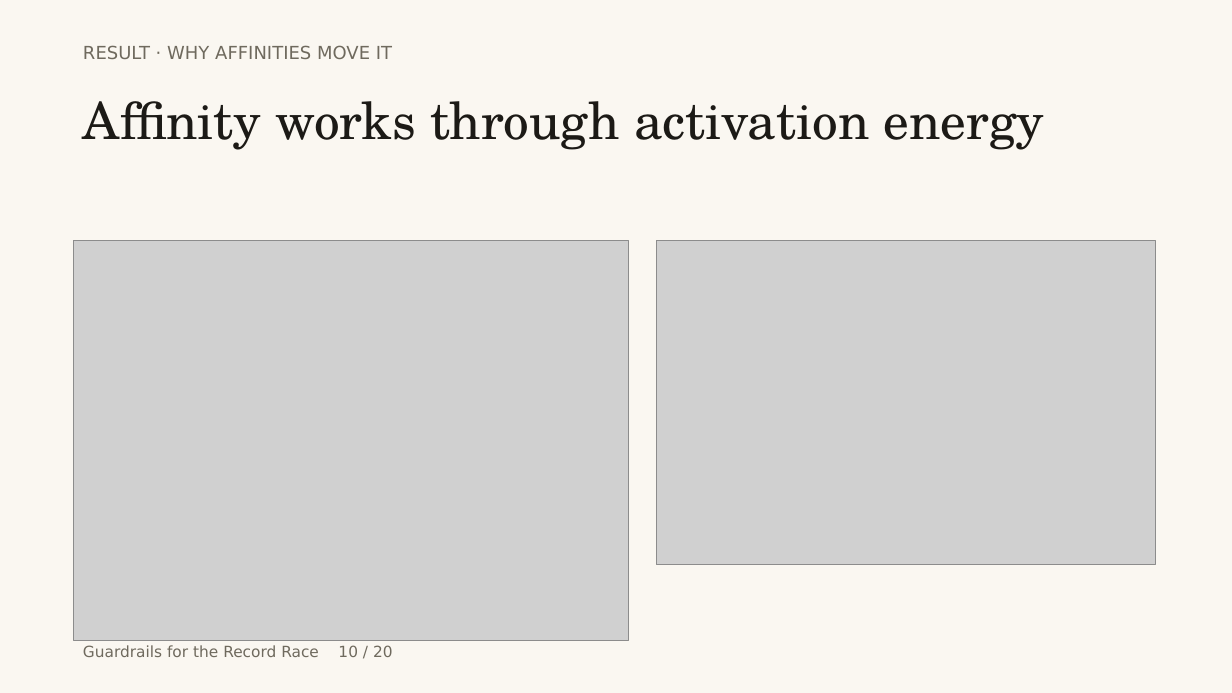
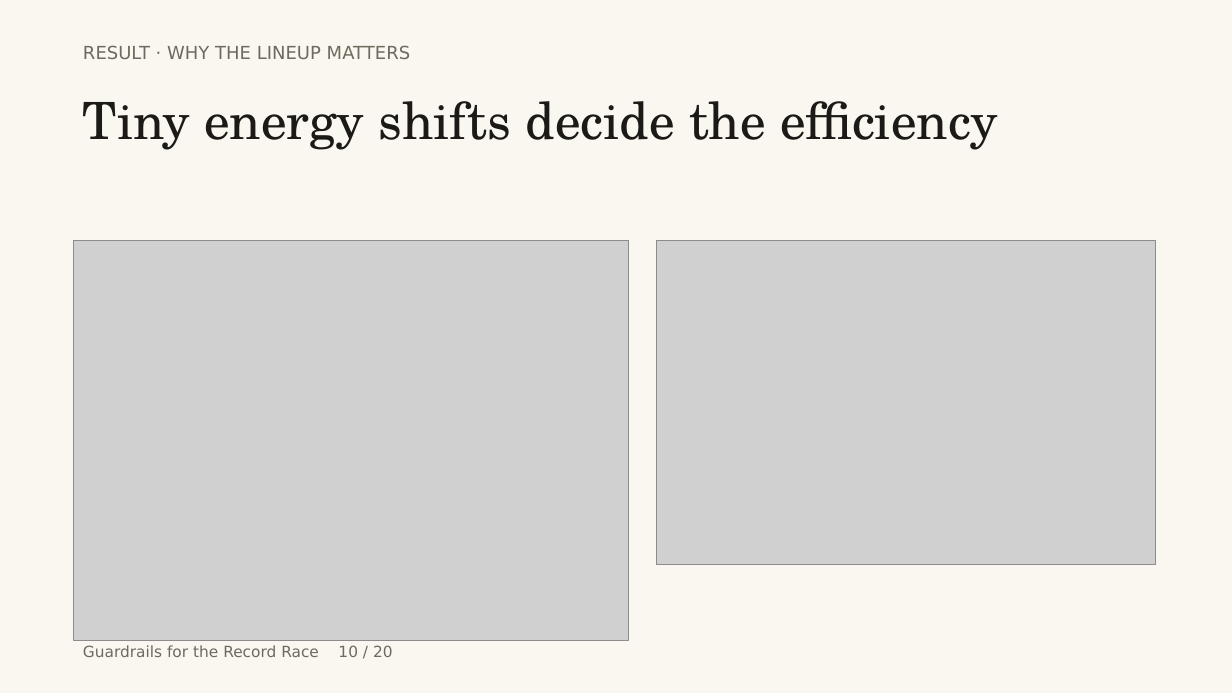
Before and after one commit to touhidsiddiqueeraj-bit/cspbi3-cbts-guardrailed, a slide deck: slide 10 of opendesign/mockups/record-race-deck/record-race-deck.pptx. Drawn at 1232x693 pixels with LibreOffice and Linux fonts; fonts in the diff are those of the drawing; grey boxes stand for pictures. Boxes give left, top, right and bottom in pixels: in the first picture for what was removed or moved away, otherwise in the second. Text is boxed around its words. In the diff, an @@ line names an element or a change of style, - is before the commit and + after.

```diff
--- a/opendesign/mockups/record-race-deck/record-race-deck.pptx
+++ b/opendesign/mockups/record-race-deck/record-race-deck.pptx
@@ text at (x1=83, y1=45, x2=410, y2=59): text changed @@
-RESULT · WHY AFFINITIES MOVE IT
+RESULT · WHY THE LINEUP MATTERS
@@ text at (x1=83, y1=101, x2=998, y2=150): text changed @@
-Affinity works through activation energy
+Tiny energy shifts decide the efficiency
```
Also in this commit, not shown: 19 other slides changed, 2 other files.
